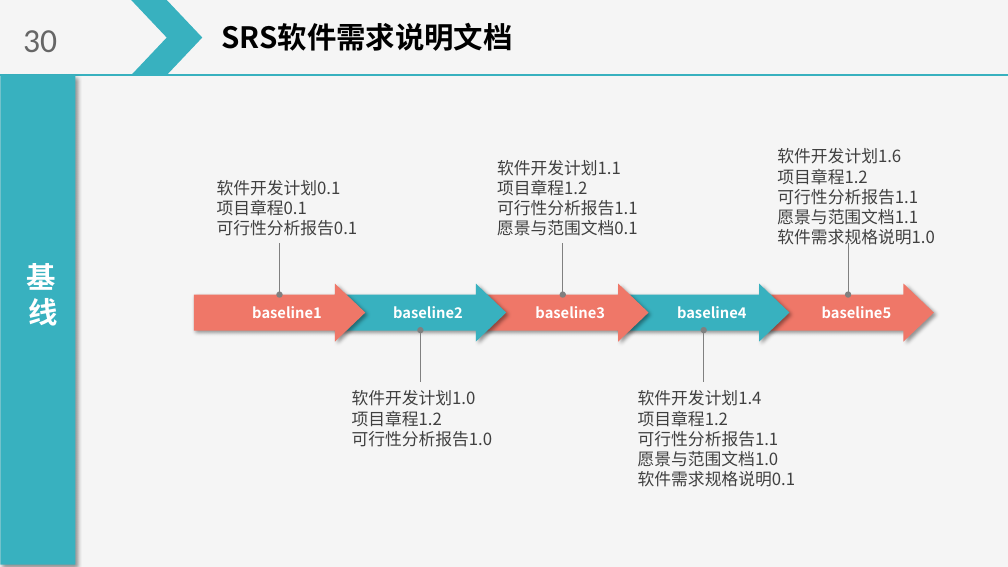
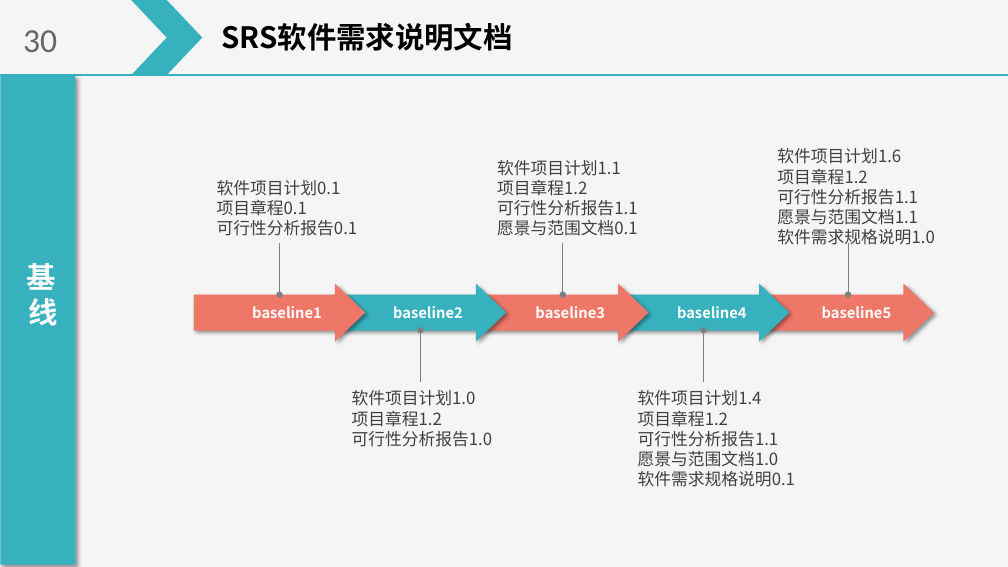
Before and after one commit to on6nx/requirement, a slide deck: slide 17 of 3.requirement/SRS软件需求说明汇报.pptx (slide 15 before the commit). Drawn at 1008x567 pixels with LibreOffice and Linux fonts; fonts in the diff are those of the drawing. Boxes give left, top, right and bottom in pixels: in the first picture for what was removed or moved away, otherwise in the second. Text is boxed around its words. In the diff, an @@ line names an element or a change of style, - is before the commit and + after.

```diff
--- a/3.requirement/SRS软件需求说明汇报.pptx
+++ b/3.requirement/SRS软件需求说明汇报.pptx
@@ text at bbox=[777, 148, 901, 164]: text changed @@
-软件开发计划1.6
+软件项目计划1.6
@@ text at bbox=[497, 160, 621, 176]: text changed @@
-软件开发计划1.1
+软件项目计划1.1
@@ text at bbox=[217, 180, 341, 196]: text changed @@
-软件开发计划0.1
+软件项目计划0.1
@@ text at bbox=[352, 390, 476, 406]: text changed @@
-软件开发计划1.0
+软件项目计划1.0
@@ text at bbox=[638, 390, 762, 406]: text changed @@
-软件开发计划1.4
+软件项目计划1.4
```
Also in this commit, not shown: 19 other slides changed, 4 slides added, 12 other files.
